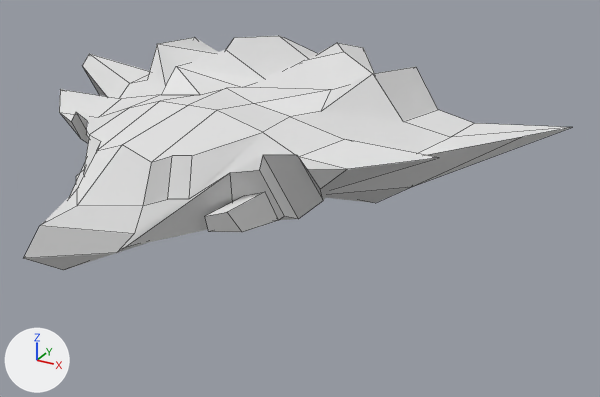
The FBX model Models3D/Ship.fbx, before and after one commit.
The view is the same before and after, from a 50 mm camera at (5.86, -8.26, 3.8) aimed at (1.01, 0.56, -0.61). Arrows for +X, +Y and +Z are at lower left; the lights stay in place. Mesh edges are drawn as thin lines. Where no turn or scale is listed for an object, it has been applied to the vertices.

Objects in the first picture: 'NAVE'.
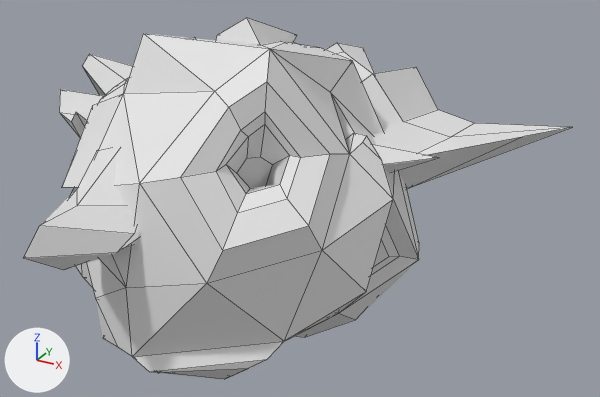
The newer file is also rescaled (x0.01) as a whole; pictures and numbers use the older file's frame.

The edits, one by one:
Material 'unnamed' (mat_unnamed) is new.
Its base color is (0.8, 0.8, 0.8) (white #e7e7e7).
Its roughness is 0.649.
me_icosphere has 196 vertices, 214 faces and spans x -1.65..2.62, y -6.23..-2.0, z -4.62..-0.37.
me_icosphere now uses material mat_unnamed (white #e7e7e7).
Object 'METEORI' (ob_meteori) is now shown.

Location of each change, (x1, y1, x2, y2) in pixels of the pictures (600 x 397 px):
'METEORI', shown: after (62, 18, 419, 379)
'NAVE', unchanged, covered by the edit: before (24, 36, 572, 270); after (24, 37, 572, 270)
